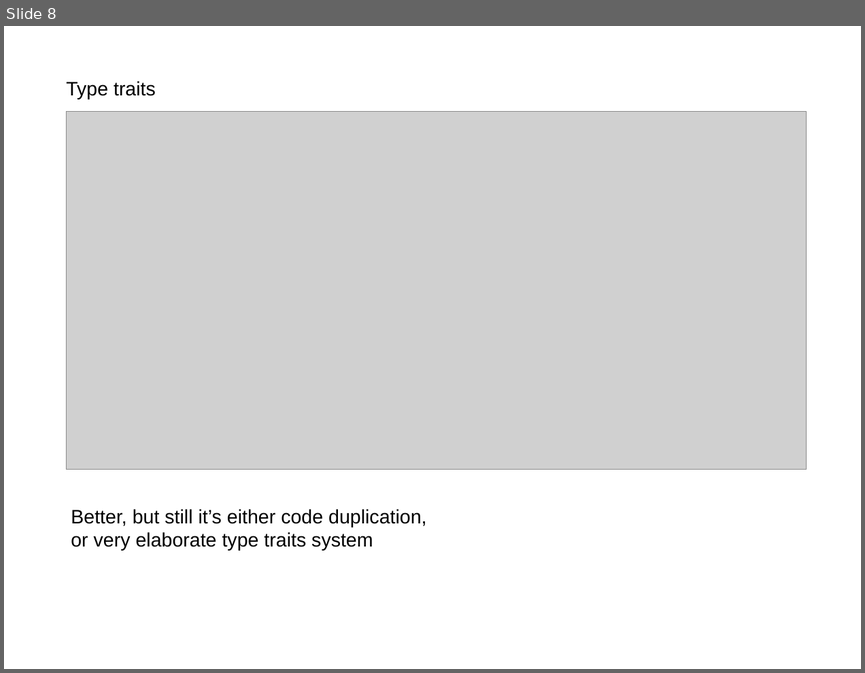
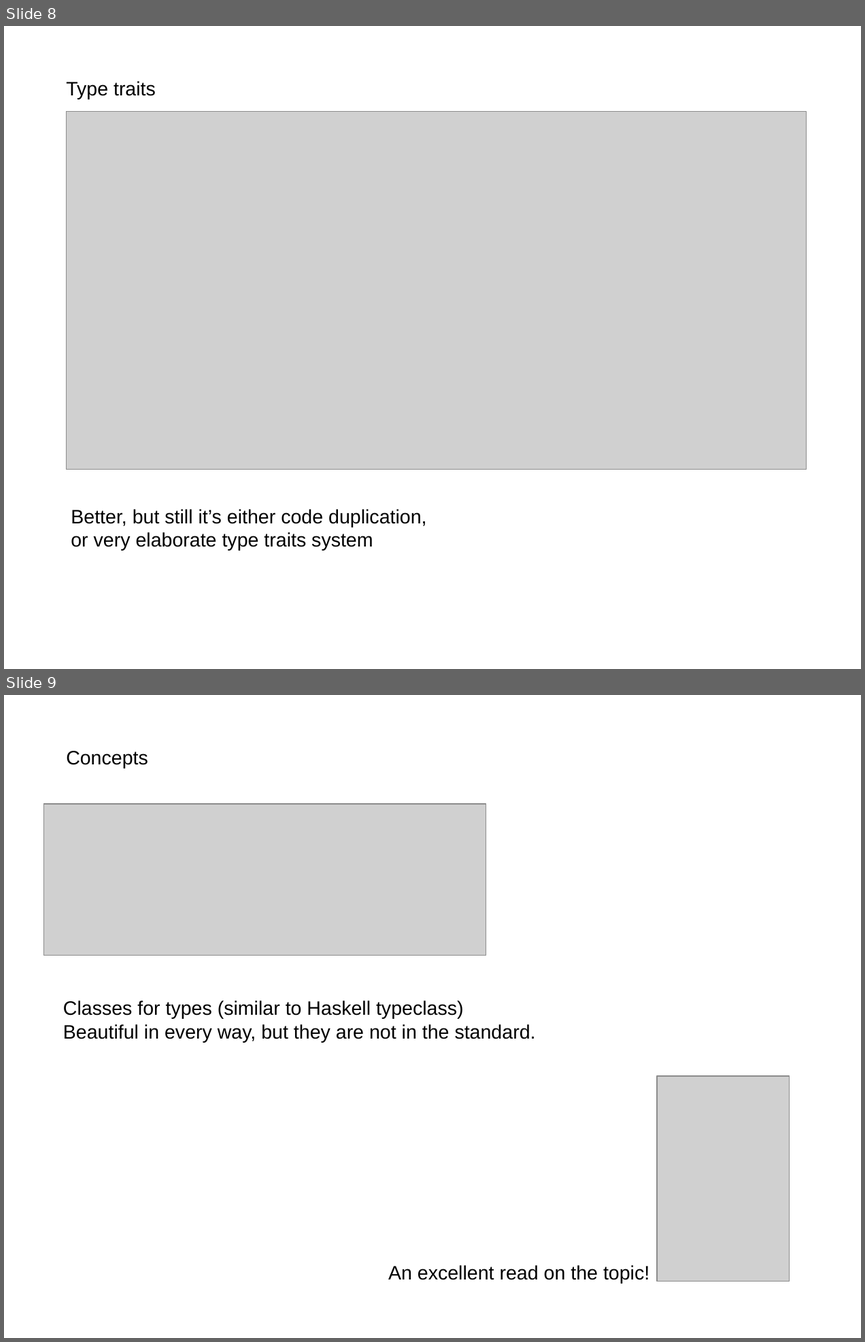
Before and after one commit to akalenuk/templates-experiments, a slide deck: templates.odp. Shown one above the other, each under a label of ours: slide 8 before the commit, slides 8 and 9 after it. The pictures are 865x673 and 865x1342 pixels, drawn with LibreOffice and Linux fonts; fonts in the diff are those of the drawing; grey boxes stand for pictures. Boxes give left, top, right and bottom in pixels: in the first picture for what was removed or moved away, otherwise in the second. Text is boxed around its words. In the diff, an @@ line names an element or a change of style, - is before the commit and + after.

```diff
--- a/templates.odp
+++ b/templates.odp
@@ slide 9 added at (4,695,861,1338), background #FFFFFF @@
@@ text added at (66,751,148,768), 18 pt, text #000000 @@
+Concepts
@@ picture added at (43,804,486,955) @@
@@ text added at (63,1000,536,1042), 18 pt, text #000000 @@
+Classes for types (similar to Haskell typeclass)
+Beautiful in every way, but they are not in the standard.
@@ picture added at (657,1076,789,1281) @@
@@ text added at (388,1265,649,1283), 18 pt, text #000000 @@
+An excellent read on the topic!
```
Also in this commit, not shown: 3 other slides added, 1 slide removed, 2 other files.
